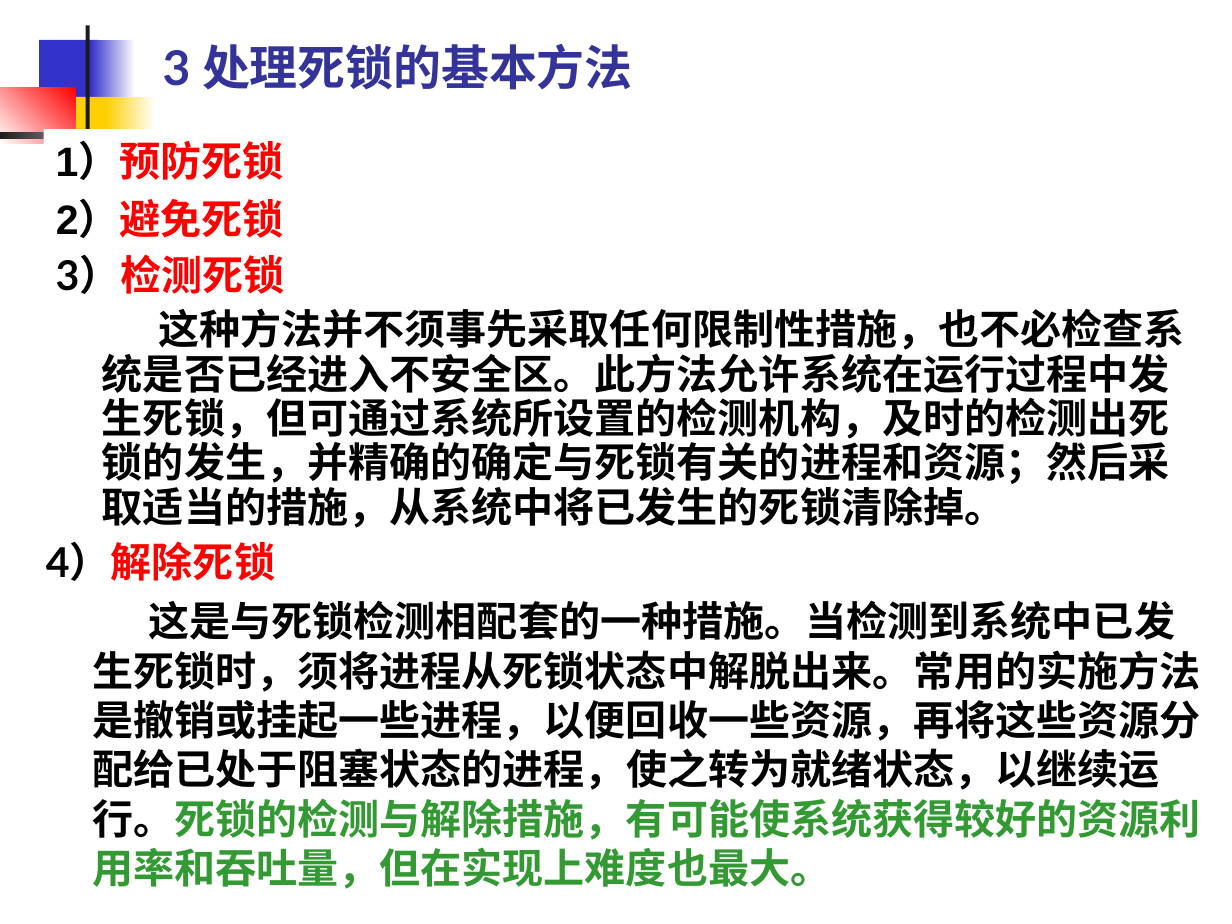
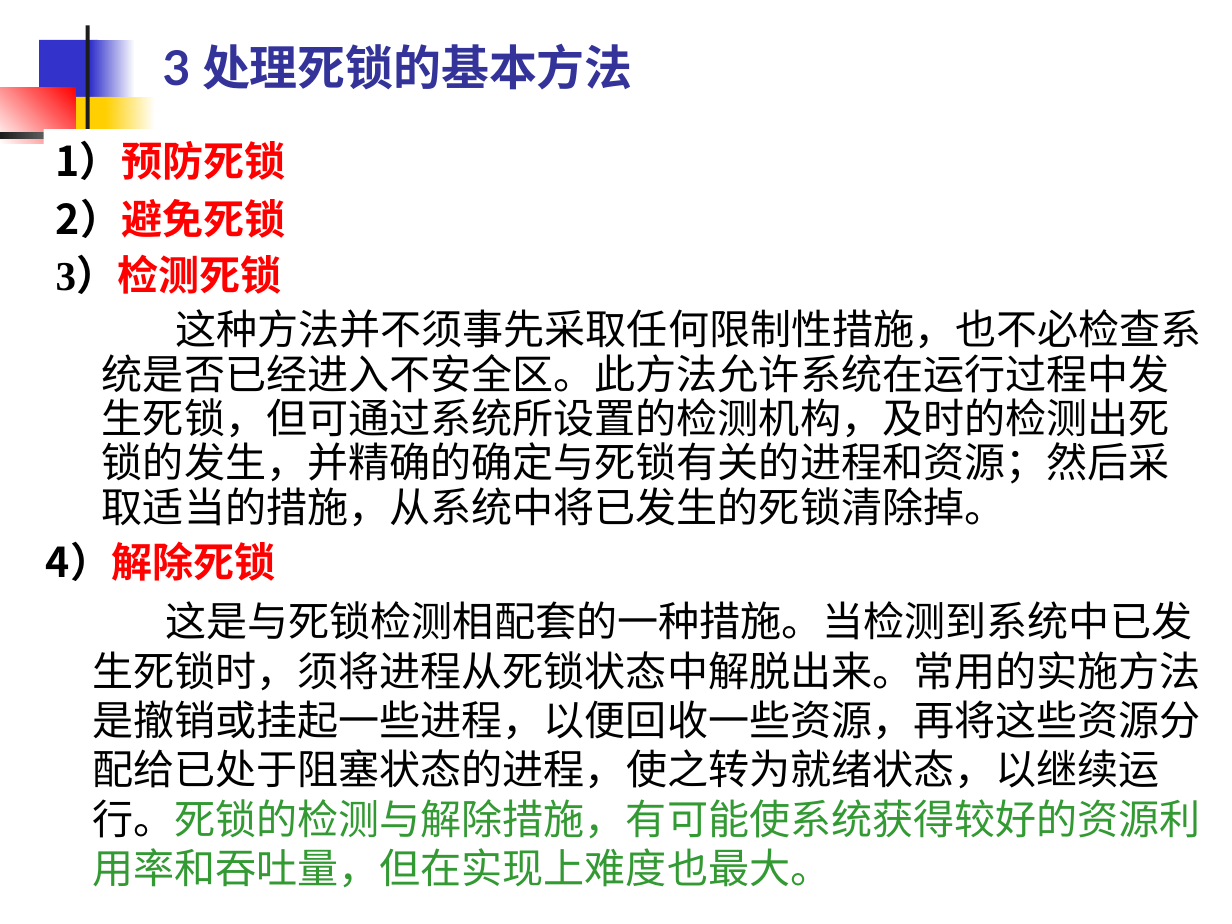
Before and after one commit to edu2act/course-OS, a slide deck: slide 93 of materials/slides/OS_Chap 3.ppt. Drawn at 1232x924 pixels with LibreOffice and Linux fonts; fonts in the diff are those of the drawing. Boxes give left, top, right and bottom in pixels: in the first picture for what was removed or moved away, otherwise in the second. Text is boxed around its words. In the diff, an @@ line names an element or a change of style, - is before the commit and + after.

```diff
--- a/materials/slides/OS_Chap 3.ppt
+++ b/materials/slides/OS_Chap 3.ppt
@@ text "1）预防死锁" at <box>56,140,286,180</box>: font Arial to Noto Sans CJK SC @@
@@ text "2）避免死锁" at <box>56,198,286,238</box>: font Arial to Noto Sans CJK SC @@
@@ text "3）检测死锁" at <box>56,258,1202,527</box>: font Lato to Times New Roman, bold off @@
@@ text "4）解除死锁" at <box>46,541,1201,887</box>: font Lato to Noto Sans CJK SC in "4）解除死锁"; font Lato to Times New Roman, bold off @@
```
Also in this commit, not shown: 113 other slides changed, 7 other files.
